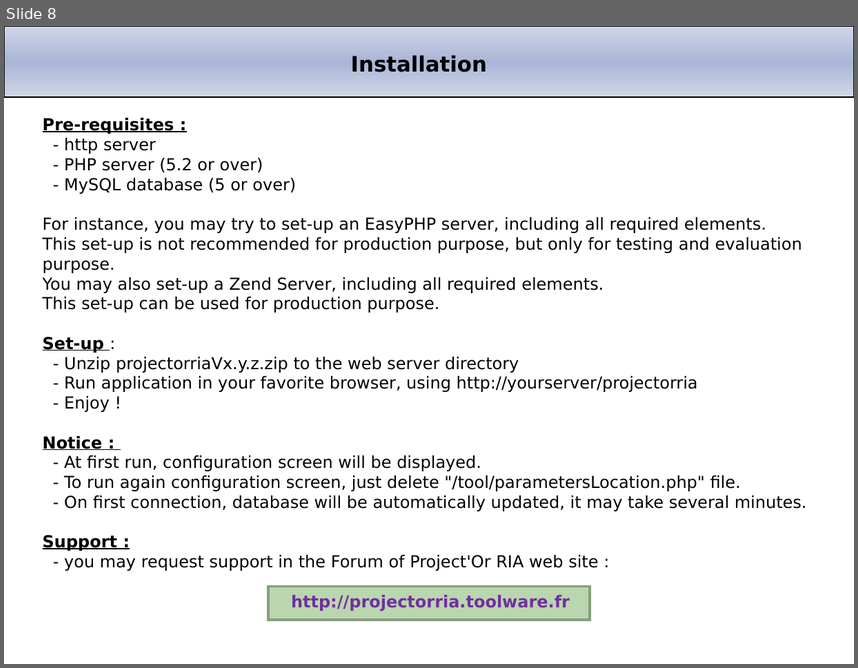
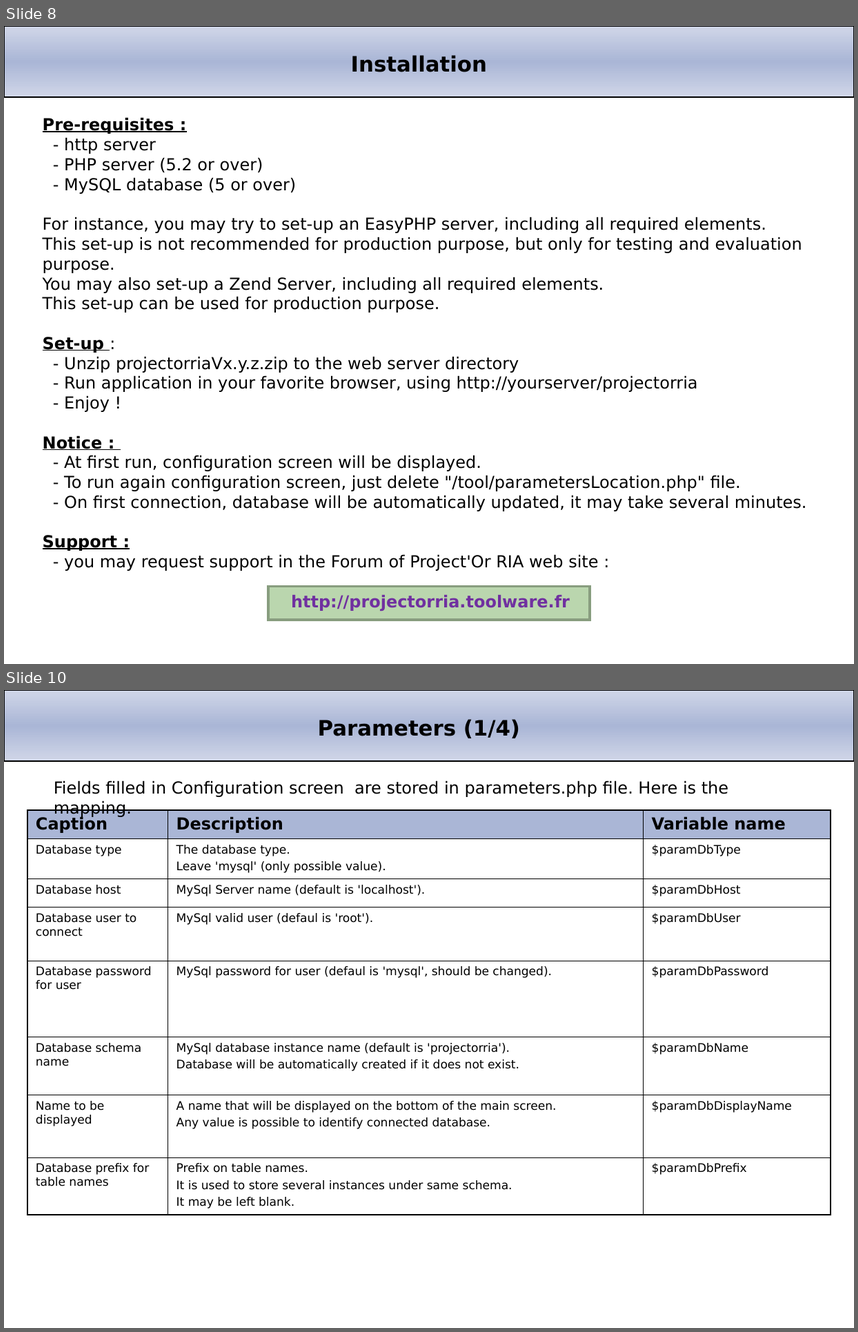
Before and after one commit to babynus/projeqtor, a slide deck: branches/V1.4/projector/manual/Project'Or RIA.ppt. Shown one above the other, each under a label of ours: slide 8 before the commit, slides 8 and 10 after it; the slides between them are not shown. The pictures are 858x668 and 858x1332 pixels, drawn with LibreOffice and Linux fonts; fonts in the diff are those of the drawing; background and template pictures are left out. Boxes give left, top, right and bottom in pixels: in the first picture for what was removed or moved away, otherwise in the second. Text is boxed around its words. In the diff, an @@ line names an element or a change of style, - is before the commit and + after.

```diff
--- a/branches/V1.4/projector/manual/Project'Or RIA.ppt
+++ b/branches/V1.4/projector/manual/Project'Or RIA.ppt
@@ slide 10 added at (4, 690, 854, 1328), background #FFFFFF; not listed: 1 template element that a slide beside it also shows @@
@@ title added at (318, 719, 520, 738), 18 pt, text #000000, bold @@
+Parameters (1/4)
@@ text added at (54, 780, 728, 797), 14 pt, text #000000 @@
+Fields filled in Configuration screen are stored in parameters.php file. Here is the mapping.
@@ table added at (27, 810, 829, 1214), 8 rows, 3 columns @@
+Caption | Description | Variable name
+Database type | The database type. / Leave 'mysql' (only possible value). | $paramDbType
+Database host | MySql Server name (default is 'localhost'). | $paramDbHost
+Database user to connect | MySql valid user (defaul is 'root'). | $paramDbUser
+Database password for user | MySql password for user (defaul is 'mysql', should be changed). | $paramDbPassword
+Database schema name | MySql database instance name (default is 'projectorria'). / Database will be automatically created if it does not exist. | $paramDbName
+Name to be displayed | A name that will be displayed on the bottom of the main screen. / Any value is possible to identify connected database. | $paramDbDisplayName
+Database prefix for table names | Prefix on table names. / It is used to store several instances under same schema. / It may be left blank. | $paramDbPrefix
```
Also in this commit, not shown: 2 slides changed, 7 other slides added, 1 slide removed, 1 other file.
